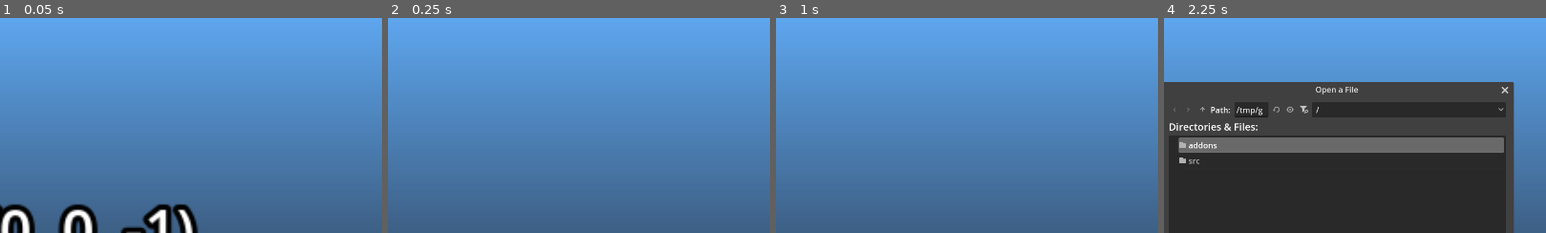
Above: before the commit, frames 1-4 (left to right).
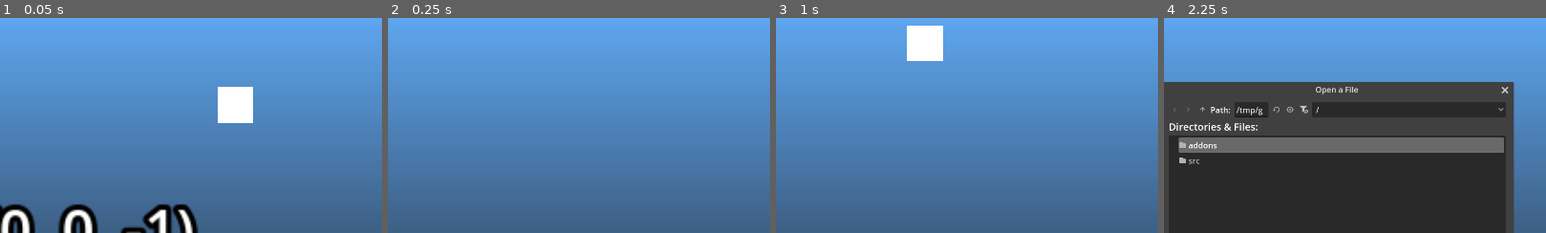
Above: after the commit, the same moments.

Repository: mrgudenheim/TacticsEngineG
Game: Godot game, scene res://src/Map/map_viewer.tscn
The game is run twice, just before and just after one commit, with the same random seed, the same clock (stepped at 60 frames per second) and the same inputs.
Inputs (mouse positions are % of the whole screen's width and height, from its top left):
- Up to frame 1 (0.05 s): no input
- Up to frame 2 (0.25 s): no input
- Up to frame 3 (1 s): tap Enter (ui_accept) at 0.5, 0.77 s; move the mouse to (72, 45) at 0.52 s; hold D from 0.53 s (still down); tap Down (camera_down) at 0.6 s; click (72, 45) at 0.67 s
- Up to frame 4 (2.25 s): release D at 1.25 s; click "Load ROM" at 1.25 s; click (48, 65) at 2.02 s; type "12" at 2.1 s
The pictures show only the part of the screen within x 34-84%, y 8-58%; the shares and areas given below are measured in that part.

The runs differ from the first frame. In frame 1, 1.6% of the frame differs, in the area x 57-67%, y 32-49%; in frame 2, nothing differs; in frame 3, 1.6%; in frame 4, nothing differs.
Error in both runs: Invalid access to property or key 'sequences' on a base object of type 'Nil'. (res://src/Unit/unit_animation_manager.gd:504)

Commit message:
initial implementation displaying vfx frame

Diff:
--- a/src/Map/map_viewer.tscn
+++ b/src/Map/map_viewer.tscn
@@ -65,6 +65,21 @@
 
 [sub_resource type="QuadMesh" id="QuadMesh_foefj"]
 material = SubResource("StandardMaterial3D_05x7e")
+
+[sub_resource type="StandardMaterial3D" id="StandardMaterial3D_p2e2h"]
+shading_mode = 0
+billboard_mode = 3
+particles_anim_h_frames = 1
+particles_anim_v_frames = 1
+particles_anim_loop = false
+
+[sub_resource type="QuadMesh" id="QuadMesh_tjj5r"]
+material = SubResource("StandardMaterial3D_p2e2h")
+
+[sub_resource type="StandardMaterial3D" id="StandardMaterial3D_tjj5r"]
+
+[sub_resource type="BoxMesh" id="BoxMesh_cqdh8"]
+material = SubResource("StandardMaterial3D_tjj5r")
 
 [node name="MapViewer" type="Node3D" node_paths=PackedStringArray("phantom_camera", "load_rom_button", "texture_viewer", "camera_controller", "background_gradient", "menu_list", "map_dropdown", "orthographic_check", "menu_reminder", "map_size_label", "maps", "unit")]
 script = ExtResource("1_ojbyw")
@@ -174,10 +189,11 @@
 grow_vertical = 2
 texture = SubResource("GradientTexture2D_1dnhu")
 
-[node name="Unit" type="Node3D" parent="." node_paths=PackedStringArray("controller", "animation_manager")]
+[node name="Unit" type="Node3D" parent="." node_paths=PackedStringArray("controller", "animation_manager", "particle_vfx")]
 script = ExtResource("8_o41s4")
 controller = NodePath("CharacterBody3D")
 animation_manager = NodePath("CharacterBody3D/UnitAnimationManager")
+particle_vfx = NodePath("../CPUParticles3D")
 
 [node name="CharacterBody3D" type="CharacterBody3D" parent="Unit" node_paths=PackedStringArray("phantom_camera")]
 transform = Transform3D(0.707107, 0, 0.707107, 0, 0.999999, 0, -0.707107, 0, 0.707107, 0, 0, 0)
@@ -325,6 +341,7 @@
 
 [node name="SpriteViewer" type="Sprite3D" parent="."]
 transform = Transform3D(1, 0, 0, 0, 0.707107, 0.707107, 0, -0.707107, 0.707107, 0, 5, 0)
+visible = false
 pixel_size = 0.05
 billboard = 1
 texture_filter = 0
@@ -337,6 +354,15 @@
 visible = false
 mesh = SubResource("QuadMesh_foefj")
 
+[node name="CPUParticles3D" type="CPUParticles3D" parent="."]
+transform = Transform3D(1, 0, 0, 0, -4.37114e-08, -1, 0, 1, -4.37114e-08, 5, 4, -5)
+amount = 1
+mesh = SubResource("QuadMesh_tjj5r")
+
+[node name="MeshInstance3D" type="MeshInstance3D" parent="CPUParticles3D"]
+visible = false
+mesh = SubResource("BoxMesh_cqdh8")
+
 [node name="Maps" type="Node3D" parent="."]
 
 [node name="Label3D" type="Label3D" parent="."]
--- a/src/Unit/unit.gd
+++ b/src/Unit/unit.gd
@@ -7,6 +7,8 @@
 
 @export var controller: UnitControllerRT
 @export var animation_manager: UnitAnimationManager
+
+@export var particle_vfx: CPUParticles3D
 
 var can_move: bool = true
 
@@ -52,7 +54,7 @@
 	# 1 cure
 	# 0xc8 blood suck
 	# 0x9b stasis sword
-	set_ability(1)
+	set_ability(0x9b)
 
 
 func _process(delta: float) -> void:
@@ -168,5 +170,6 @@
 		ability_data.vfx_data.init_from_file()
 
 	animation_manager.unit_debug_menu.sprite_viewer.texture = ImageTexture.create_from_image(ability_data.vfx_data.vfx_spr.spritesheet)
+	particle_vfx.mesh = ability_data.vfx_data.get_frame_mesh(2, 0)
 
 	ability_set.emit(new_ability_id)
--- a/src/file_formats/visual_effect_data.gd
+++ b/src/file_formats/visual_effect_data.gd
@@ -17,9 +17,18 @@
 
 class VfxFrame:
 	var top_left_uv: Vector2i = Vector2i.ZERO
-	var width: int = 0
-	var height: int = 0
-	var quad: Rect2i = Rect2i()
+	var uv_width: int = 0
+	var uv_height: int = 0
+	var top_left_xy: Vector2i = Vector2i.ZERO
+	var top_right_xy: Vector2i = Vector2i.ZERO
+	var bottom_left_xy: Vector2i = Vector2i.ZERO
+	var bottom_right_xy: Vector2i = Vector2i.ZERO
+	var quad_width: float = 0
+	var quad_height: float = 0
+	var quad_rotation_deg: float = 0
+	var quad_vertices: PackedVector3Array = []
+	var quad_uvs_pixels: PackedVector2Array = []
+	var quad_uvs: PackedVector2Array = []
 
 
 var vfx_spr: Spr
@@ -93,7 +102,7 @@
 		if frame_set_id < num_frame_sets - 1:
 			next_section_start = frame_set_offsets[frame_set_id + 1]
 
-		var frame_set_bytes: PackedByteArray = data_bytes.slice(frame_set_offsets[frame_set_id] + 4, next_section_start)
+		var frame_set_bytes: PackedByteArray = data_bytes.slice(frame_set_offsets[frame_set_id], next_section_start)
 		var frame_data_length: int = 0x18
 		var num_frames: int = (frame_set_bytes.size() - 4) / frame_data_length
 		frame_set.frame_set.resize(num_frames)
@@ -103,14 +112,37 @@
 			var top_left_u: int = frame_bytes.decode_u8(4)
 			var top_left_v: int = frame_bytes.decode_u8(5)
 			new_frame.top_left_uv = Vector2i(top_left_u, top_left_v)
-			new_frame.width = frame_bytes.decode_s8(6)
-			new_frame.height = frame_bytes.decode_s8(7)
+			new_frame.uv_width = frame_bytes.decode_s8(6)
+			new_frame.uv_height = frame_bytes.decode_s8(7)
 			var top_left_x: int = frame_bytes.decode_s16(8)
 			var top_left_y: int = frame_bytes.decode_s16(0xa)
+			new_frame.top_left_xy = Vector2i(top_left_x, top_left_y)
+			var top_right_x: int = frame_bytes.decode_s16(0xc)
+			var top_right_y: int = frame_bytes.decode_s16(0xe)
+			new_frame.top_right_xy = Vector2i(top_right_x, top_right_y)
+			var bottom_left_x: int = frame_bytes.decode_s16(0x10)
+			var bottom_left_y: int = frame_bytes.decode_s16(0x12)
+			new_frame.bottom_left_xy = Vector2i(bottom_left_x, bottom_left_y)
 			var bottom_right_x: int = frame_bytes.decode_s16(0x14)
 			var bottom_right_y: int = frame_bytes.decode_s16(0x16)
-			new_frame.quad.position = Vector2i(top_left_x, top_left_y)
-			new_frame.quad.end = Vector2i(bottom_right_x, bottom_right_y)
+			new_frame.bottom_right_xy = Vector2i(bottom_right_x, bottom_right_y)
+			var vertices_xy: PackedVector2Array = []
+			vertices_xy.append(new_frame.top_left_xy)
+			vertices_xy.append(new_frame.top_right_xy)
+			vertices_xy.append(new_frame.bottom_left_xy)
+			vertices_xy.append(new_frame.bottom_right_xy)
+
+			new_frame.quad_uvs_pixels.append(Vector2(top_left_u, top_left_v)) # top left
+			new_frame.quad_uvs_pixels.append(Vector2((top_left_u + new_frame.uv_width), top_left_v)) # top right
+			new_frame.quad_uvs_pixels.append(Vector2(top_left_u, (top_left_v + new_frame.uv_height))) # bottom left
+			new_frame.quad_uvs_pixels.append(Vector2((top_left_u + new_frame.uv_width), (top_left_v + new_frame.uv_height))) # bottom right
+
+			new_frame.quad_width = new_frame.top_left_xy.distance_to(new_frame.top_right_xy)
+			new_frame.quad_height = new_frame.top_left_xy.distance_to(new_frame.bottom_left_xy)
+			new_frame.quad_rotation_deg = rad_to_deg(Vector2(new_frame.top_right_xy - new_frame.top_left_xy).angle())
+
+			for vertex_idx: int in vertices_xy.size():
+				new_frame.quad_vertices.append(Vector3(vertices_xy[vertex_idx].x, -vertices_xy[vertex_idx].y, 0) * MapData.SCALE)
 
 			frame_set.frame_set[frame_id] = new_frame
 
@@ -156,4 +188,52 @@
 	vfx_spr.set_pixel_colors()
 	vfx_spr.spritesheet = vfx_spr.get_rgba8_image()
 
+	# set frame uvs based on spr
+	for frameset_idx: int in frame_sets.size():
+		for frame_idx: int in frame_sets[frameset_idx].frame_set.size():
+			var vfx_frame: VfxFrame = frame_sets[frameset_idx].frame_set[frame_idx]
+			vfx_frame.quad_uvs.resize(vfx_frame.quad_uvs_pixels.size())
+			for vert_idx: int in vfx_frame.quad_uvs_pixels.size():
+				vfx_frame.quad_uvs[vert_idx] = Vector2(vfx_frame.quad_uvs_pixels[vert_idx].x / float(vfx_spr.width),
+					vfx_frame.quad_uvs_pixels[vert_idx].y / float(vfx_spr.height))
+
 	is_initialized = true
+
+
+func get_frame_mesh(frame_set_idx: int, frame_idx: int = 0) -> Mesh:
+	var vfx_frame: VfxFrame = frame_sets[frame_set_idx].frame_set[frame_idx]
+
+	var st = SurfaceTool.new()
+	st.begin(Mesh.PRIMITIVE_TRIANGLES)
+
+	for vert_index: int in [0, 1, 2]:
+		#st.set_normal(quad_normals[vert_index] * SCALE)
+		st.set_uv(vfx_frame.quad_uvs[vert_index])
+		st.set_color(Color.WHITE)
+		st.add_vertex(vfx_frame.quad_vertices[vert_index])
+
+	for vert_index: int in [2, 1, 3]:
+		#st.set_normal(quad_normals[vert_index] * SCALE)
+		st.set_uv(vfx_frame.quad_uvs[vert_index])
+		st.set_color(Color.WHITE)
+		st.add_vertex(vfx_frame.quad_vertices[vert_index])
+
+	st.generate_normals()
+	var mesh: ArrayMesh = st.commit()
+
+	var mesh_material: StandardMaterial3D
+	var albedo_texture: Texture2D
+	albedo_texture = ImageTexture.create_from_image(vfx_spr.spritesheet)
+	mesh_material = StandardMaterial3D.new()
+	mesh_material.shading_mode = BaseMaterial3D.SHADING_MODE_UNSHADED
+	mesh_material.texture_filter = BaseMaterial3D.TEXTURE_FILTER_NEAREST
+	mesh_material.transparency = BaseMaterial3D.TRANSPARENCY_ALPHA
+	#mesh_material.transparency = BaseMaterial3D.TRANSPARENCY_ALPHA_SCISSOR
+	#mesh_material.transparency = BaseMaterial3D.TRANSPARENCY_DISABLED
+	mesh_material.billboard_mode = BaseMaterial3D.BILLBOARD_PARTICLES
+	mesh_material.vertex_color_use_as_albedo = true
+	mesh_material.set_texture(BaseMaterial3D.TEXTURE_ALBEDO, albedo_texture)
+	mesh.surface_set_material(0, mesh_material)
+
+
+	return mesh
Not shown: 1 places in src/Map/map_viewer.tscn that only renumber resources
